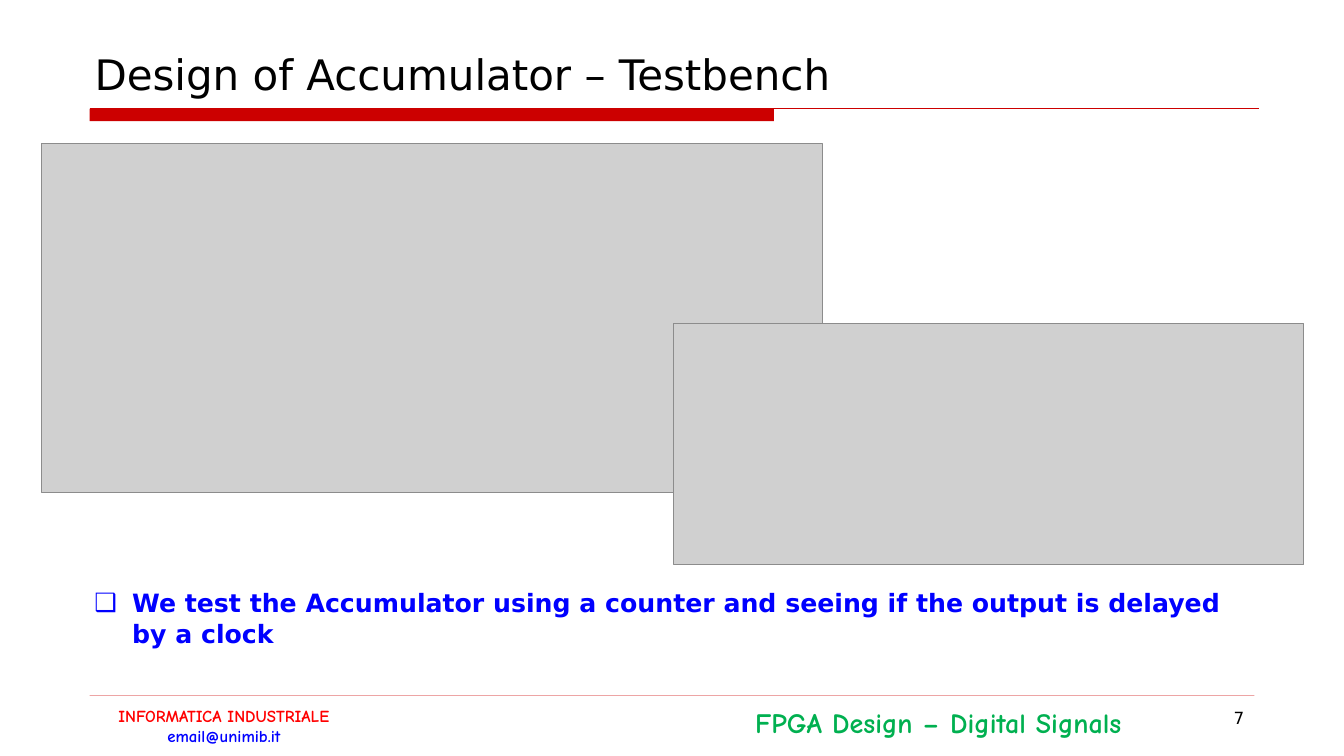
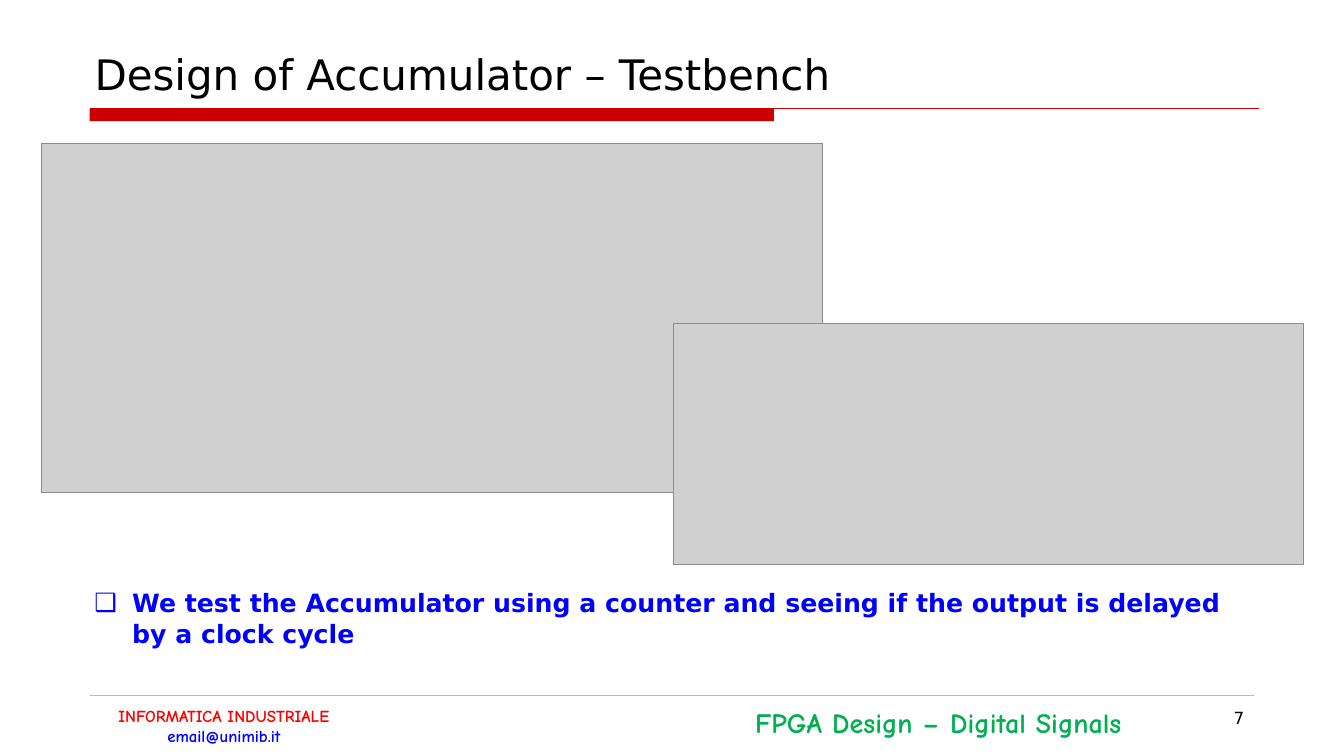
Before and after one commit to LorenzoPinaUnimib/InformaticaIndustriale, a slide deck: slide 7 of Documentazione.pptx. Drawn at 1344x756 pixels with LibreOffice and Linux fonts; fonts in the diff are those of the drawing; grey boxes stand for pictures; background and template pictures are left out. Boxes give left, top, right and bottom in pixels: in the first picture for what was removed or moved away, otherwise in the second. Text is boxed around its words. In the diff, an @@ line names an element or a change of style, - is before the commit and + after.

```diff
--- a/Documentazione.pptx
+++ b/Documentazione.pptx
@@ text at box(132, 593, 1219, 649): text changed @@
-❑ We test the Accumulator using a counter and seeing if the output is delayed by a clock
+❑ We test the Accumulator using a counter and seeing if the output is delayed by a clock cycle
```
Also in this commit, not shown: 11 other slides changed, 2 slides added, 2 slides removed, 1 other file.
